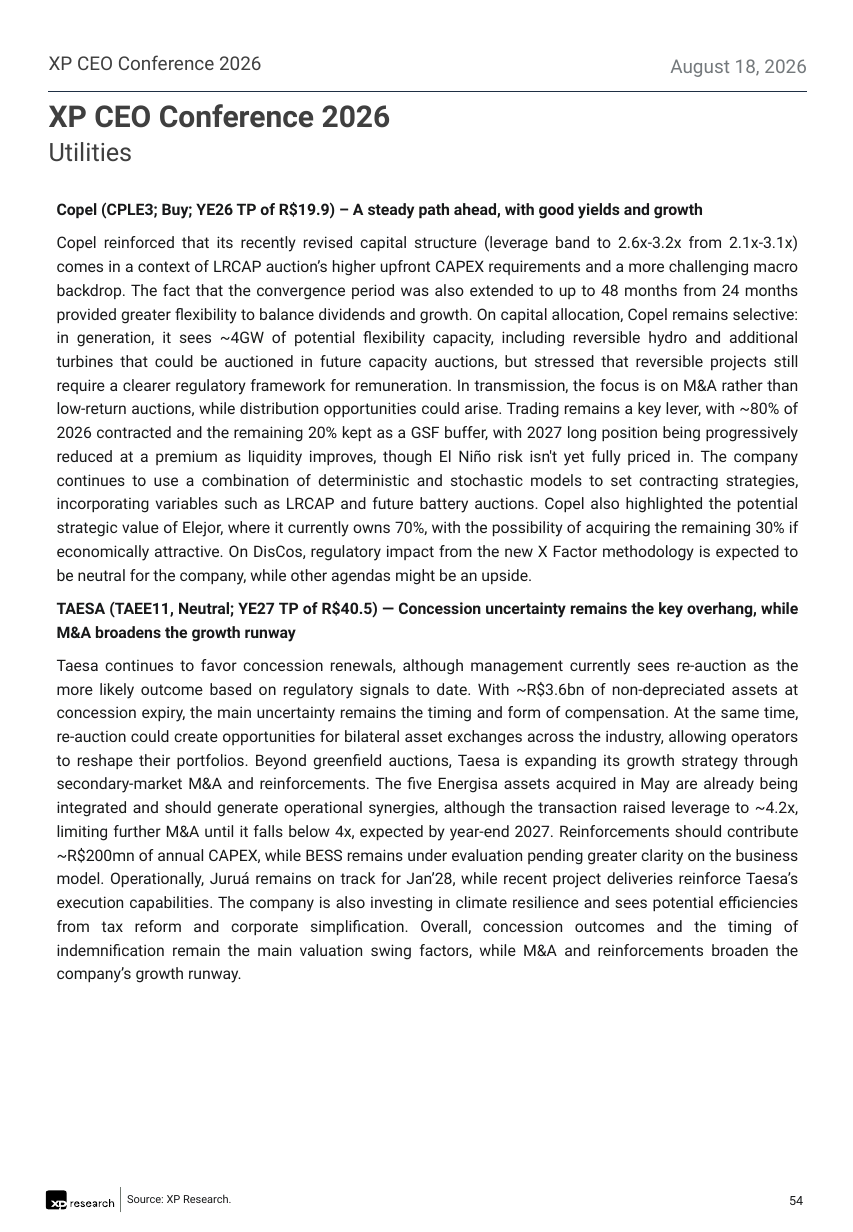
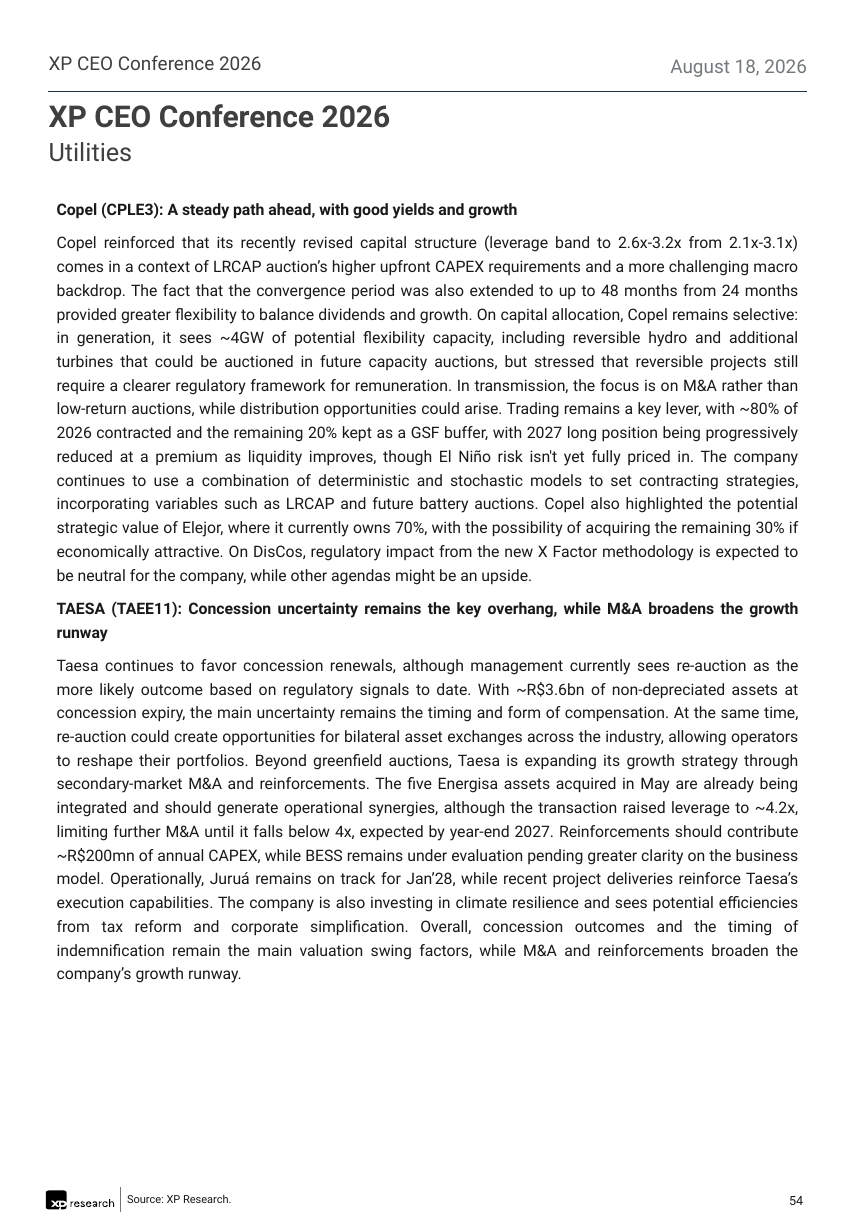
Before and after one commit to CaioLSouza/datasets, a slide deck: slide 54 of ceo_conference_2026/Feedback XP CEO Conference 2026.pptx. Drawn at 853x1232 pixels with LibreOffice and Linux fonts; fonts in the diff are those of the drawing. Boxes give left, top, right and bottom in pixels: in the first picture for what was removed or moved away, otherwise in the second. Text is boxed around its words. In the diff, an @@ line names an element or a change of style, - is before the commit and + after.

```diff
--- a/ceo_conference_2026/Feedback XP CEO Conference 2026.pptx
+++ b/ceo_conference_2026/Feedback XP CEO Conference 2026.pptx
@@ text at (57, 202, 517, 219): text changed @@
-Copel (CPLE3; Buy; YE26 TP of R$19.9) – A steady path ahead, with good yields and growth
+Copel (CPLE3): A steady path ahead, with good yields and growth
@@ text at (57, 602, 798, 642): text changed @@
-TAESA (TAEE11, Neutral; YE27 TP of R$40.5) — Concession uncertainty remains the key overhang, while M&A broadens the growth runway
+TAESA (TAEE11): Concession uncertainty remains the key overhang, while M&A broadens the growth runway
```
Also in this commit, not shown: 41 other slides changed.
